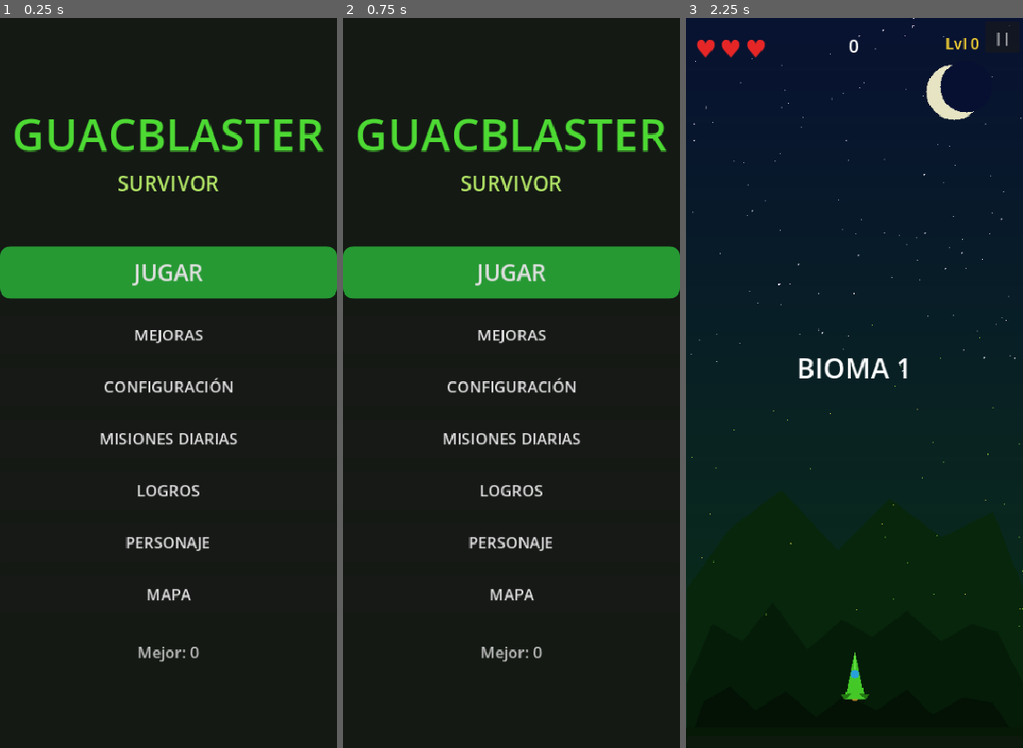
Above: before the commit, frames 1-3 (left to right).
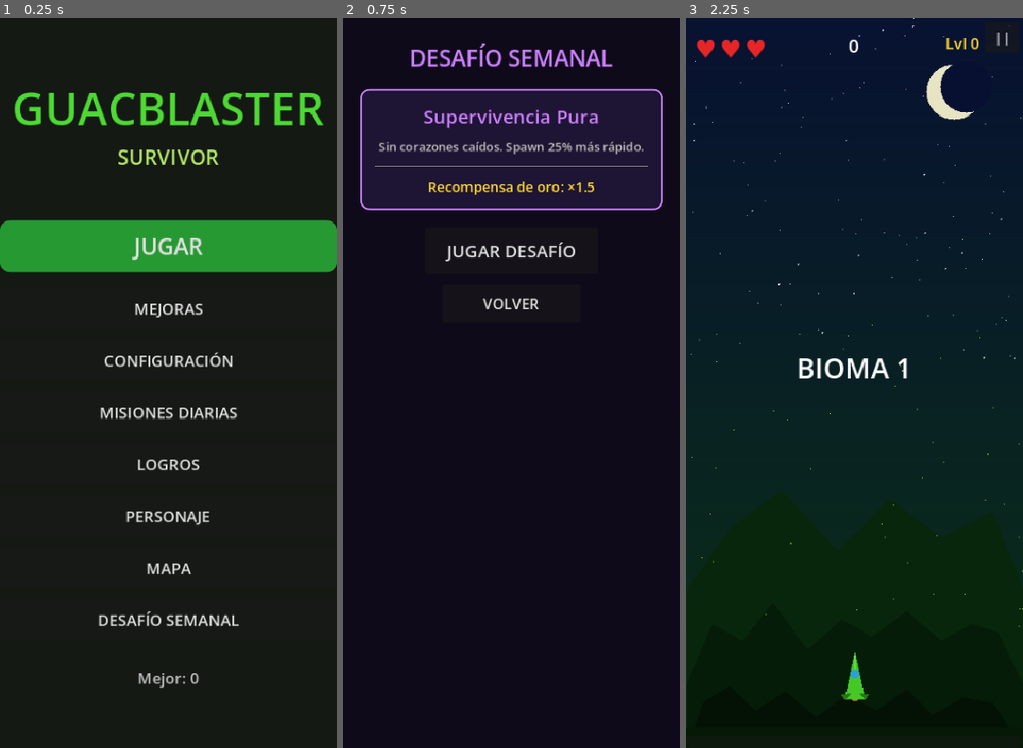
Above: after the commit, the same moments.

Repository: JoseNoIP/gb-GuacBlaster-Survivor
Game: Godot game, scene res://src/scenes/Main.tscn
Two runs of this game, one before a commit and one after it. Both use one fixed random seed, a clock stepped at 60 frames per second and the inputs below.
Inputs (mouse positions are in pixels of both pictures, inside the frame that each line leads up to):
- Up to frame 1 (0.25 s): no input
- Up to frame 2 (0.75 s): click (511, 616) at 0.5 s, where only the run after the commit has a clickable "DESAFÍO SEMANAL"
- Up to frame 3 (2.25 s): click (854, 302) at 1.25 s, where only the run after the commit has a clickable "VOLVER"; click "JUGAR" at 2 s

The runs differ from the first frame. In frame 1, 15% of the frame differs, in the area x 0-100%, y 10-92%; in frame 2, 25%, in the area x 0-100%, y 3-89%; in frame 3, nothing differs.
Error after the commit: Invalid cast: could not convert value to 'StringName'. (res://src/features/ui/HUD.gd:365)

Commit message:
feat: Implement weekly challenge system with UI integration and gameplay modifiers

Diff:
--- a/project.godot
+++ b/project.godot
@@ -27,6 +27,7 @@
 HapticManager="*res://src/features/audio/HapticManager.gd"
 AchievementManager="*res://src/features/meta/AchievementManager.gd"
 DailyMissionsManager="*res://src/features/meta/DailyMissionsManager.gd"
+WeeklyChallengeManager="*res://src/features/meta/WeeklyChallengeManager.gd"
 
 [display]
 
--- a/src/core/Constants.gd
+++ b/src/core/Constants.gd
@@ -174,3 +174,37 @@
 	{"id": &"kill_100",    "desc": "Elimina 100 enemigos en total","target": 100, "reward": 75},
 ]
 const DAILY_MISSIONS_COUNT: int = 3
+
+# --- Weekly Challenge ---
+const WEEKLY_CHALLENGE_POOL: Array = [
+	{
+		"id": &"horda_masiva",
+		"name": "Horda Masiva",
+		"desc": "Los enemigos aparecen 40% más rápido. Sin corazones caídos.",
+		"spawn_rate_mult": 0.6,
+		"elite_chance_mult": 1.0,
+		"boss_hp_mult": 1.0,
+		"gold_mult": 2.0,
+		"no_heart_drops": true,
+	},
+	{
+		"id": &"lluvia_elite",
+		"name": "Lluvia Élite",
+		"desc": "Élites ×4 de frecuencia. El jefe tiene +50% HP.",
+		"spawn_rate_mult": 1.0,
+		"elite_chance_mult": 4.0,
+		"boss_hp_mult": 1.5,
+		"gold_mult": 2.5,
+		"no_heart_drops": false,
+	},
+	{
+		"id": &"supervivencia_pura",
+		"name": "Supervivencia Pura",
+		"desc": "Sin corazones caídos. Spawn 25% más rápido.",
+		"spawn_rate_mult": 0.75,
+		"elite_chance_mult": 1.0,
+		"boss_hp_mult": 1.0,
+		"gold_mult": 1.5,
+		"no_heart_drops": true,
+	},
+]
--- a/src/core/EventBus.gd
+++ b/src/core/EventBus.gd
@@ -52,3 +52,4 @@
 signal achievement_unlocked(achievement_id: StringName)
 signal mission_completed(mission_id: StringName, reward: int)
 signal mission_progress(mission_id: StringName, current: int, target: int)
+signal weekly_challenge_completed(challenge_id: StringName)
--- a/src/core/GameManager.gd
+++ b/src/core/GameManager.gd
@@ -63,6 +63,7 @@
 func _calc_gold() -> int:
 	var gold_level: int = SaveManager.get_upgrade_level(&"gold_bonus")
 	var gold_mult: float = 1.0 + float(gold_level) * Constants.META_GOLD_BONUS_PER_LEVEL
+	gold_mult *= WeeklyChallengeManager.get_gold_mult()
 	return int(float(_score) * Constants.GOLD_PER_SCORE_POINT * gold_mult)
 
 func _on_player_died() -> void:
--- a/src/core/SaveManager.gd
+++ b/src/core/SaveManager.gd
@@ -25,6 +25,7 @@
 	"selected_character": "guac",
 	"unlocked_characters": {},
 	"daily_missions": {},
+	"weekly_challenges": {},
 }
 
 func _ready() -> void:
@@ -145,6 +146,16 @@
 func get_lifetime_stat(key: StringName) -> int:
 	return _data.get(str(key), 0) as int
 
+func is_weekly_challenge_completed(week: int) -> bool:
+	var challenges: Dictionary = _data.get("weekly_challenges", {}) as Dictionary
+	return challenges.get(str(week), false) as bool
+
+func mark_weekly_challenge_completed(week: int) -> void:
+	if not _data.has("weekly_challenges"):
+		_data["weekly_challenges"] = {}
+	(_data["weekly_challenges"] as Dictionary)[str(week)] = true
+	_save()
+
 func purchase_upgrade(upgrade_id: StringName) -> bool:
 	var current_level: int = get_upgrade_level(upgrade_id)
 	if current_level >= Constants.META_MAX_UPGRADE_LEVEL:
--- a/src/features/enemies/EnemyBoss.gd
+++ b/src/features/enemies/EnemyBoss.gd
@@ -12,7 +12,8 @@
 var _phase: int = 1
 
 func _initialize() -> void:
-	_health = Constants.BOSS_HP_BASE + _generation * Constants.BOSS_HP_PER_GENERATION
+	_health = int((Constants.BOSS_HP_BASE + _generation * Constants.BOSS_HP_PER_GENERATION)
+			* WeeklyChallengeManager.get_boss_hp_mult())
 	_max_health = _health
 	_xp_value = Constants.BOSS_XP
 	_phase = 1
--- a/src/features/enemies/EnemySpawner.gd
+++ b/src/features/enemies/EnemySpawner.gd
@@ -20,9 +20,11 @@
 var _boss_alive: bool = false
 var _boss_generation: int = 0
 var _boss_warning_emitted: bool = false
+var _challenge_spawn_mult: float = 1.0
+var _challenge_elite_mult: float = 1.0
 
 func _ready() -> void:
-	EventBus.game_started.connect(func(): _active = true)
+	EventBus.game_started.connect(_on_game_started)
 	EventBus.game_over.connect(func(_s: int, _d: float): _active = false)
 	EventBus.game_won.connect(func(_s: int, _d: float): _active = false)
 	EventBus.enemy_split_requested.connect(_on_enemy_split_requested)
@@ -46,12 +48,23 @@
 		_boss_warning_emitted = false
 		_spawn_boss()
 
+func _on_game_started() -> void:
+	_active = true
+	_elapsed = 0.0
+	_spawn_timer = 0.0
+	_spawn_interval = Constants.SPAWNER_INITIAL_INTERVAL
+	_boss_timer = Constants.BOSS_SPAWN_INTERVAL
+	_boss_alive = false
+	_boss_warning_emitted = false
+	_challenge_spawn_mult = WeeklyChallengeManager.get_spawn_rate_mult()
+	_challenge_elite_mult = WeeklyChallengeManager.get_elite_chance_mult()
+
 func _spawn_wave() -> void:
 	_instantiate_at_random_x(_pick_scene())
 
 func _pick_scene() -> PackedScene:
 	var elite_ready: bool = elite_scene != null and _elapsed >= Constants.SPAWNER_ELITE_UNLOCK_TIME
-	if elite_ready and randf() < Constants.SPAWNER_ELITE_CHANCE:
+	if elite_ready and randf() < minf(1.0, Constants.SPAWNER_ELITE_CHANCE * _challenge_elite_mult):
 		return elite_scene
 	if _elapsed >= Constants.SPAWNER_TANK_UNLOCK_TIME and randf() < Constants.SPAWNER_TANK_CHANCE:
 		return tank_scene
@@ -73,7 +86,7 @@
 	_spawn_interval = maxf(
 		Constants.SPAWNER_MIN_INTERVAL,
 		Constants.SPAWNER_INITIAL_INTERVAL - minutes * Constants.SPAWNER_INTERVAL_DECREASE_PER_MIN
-	)
+	) * _challenge_spawn_mult
 
 func _spawn_boss() -> void:
 	if boss_scene == null:
--- /dev/null
+++ b/src/features/meta/WeeklyChallengeManager.gd
@@ -0,0 +1,71 @@
+extends Node
+## Tracks the active weekly challenge and exposes multiplier getters to game systems.
+## Returns neutral values (1.0 / false) when no challenge is active so callers
+## don't need to branch on challenge state.
+
+var _is_active: bool = false
+var _current_challenge: Dictionary = {}
+
+func _ready() -> void:
+	EventBus.game_won.connect(_on_game_won)
+	EventBus.game_over.connect(_on_game_ended)
+	EventBus.menu_requested.connect(_on_menu_requested)
+
+func get_current_week() -> int:
+	return int(Time.get_unix_time_from_system() / (7.0 * 24.0 * 3600.0))
+
+func get_current_challenge() -> Dictionary:
+	var pool: Array = Constants.WEEKLY_CHALLENGE_POOL
+	return pool[get_current_week() % pool.size()] as Dictionary
+
+func activate_challenge() -> void:
+	_is_active = true
+	_current_challenge = get_current_challenge()
+
+func is_active() -> bool:
+	return _is_active
+
+func is_current_week_completed() -> bool:
+	return SaveManager.is_weekly_challenge_completed(get_current_week())
+
+func get_spawn_rate_mult() -> float:
+	if not _is_active:
+		return 1.0
+	return _current_challenge.get("spawn_rate_mult", 1.0) as float
+
+func get_elite_chance_mult() -> float:
+	if not _is_active:
+		return 1.0
+	return _current_challenge.get("elite_chance_mult", 1.0) as float
+
+func get_boss_hp_mult() -> float:
+	if not _is_active:
+		return 1.0
+	return _current_challenge.get("boss_hp_mult", 1.0) as float
+
+func is_heart_drops_disabled() -> bool:
+	if not _is_active:
+		return false
+	return _current_challenge.get("no_heart_drops", false) as bool
+
+func get_gold_mult() -> float:
+	if not _is_active:
+		return 1.0
+	return _current_challenge.get("gold_mult", 1.0) as float
+
+func _on_game_won(_score: int, _duration: float) -> void:
+	if not _is_active:
+		return
+	var challenge_id: StringName = _current_challenge.get("id", &"") as StringName
+	SaveManager.mark_weekly_challenge_completed(get_current_week())
+	EventBus.weekly_challenge_completed.emit(challenge_id)
+	_is_active = false
+	_current_challenge = {}
+
+func _on_game_ended(_score: int, _duration: float) -> void:
+	_is_active = false
+	_current_challenge = {}
+
+func _on_menu_requested() -> void:
+	_is_active = false
+	_current_challenge = {}
--- a/src/features/player/HeartDropper.gd
+++ b/src/features/player/HeartDropper.gd
@@ -29,7 +29,7 @@
 	get_parent().add_child(drop)
 
 func _on_game_started() -> void:
-	_active = true
+	_active = not WeeklyChallengeManager.is_heart_drops_disabled()
 	_timer = Constants.HEART_DROP_INTERVAL
 
 func _on_session_ended(_score: int, _duration: float) -> void:
--- a/src/features/ui/HUD.gd
+++ b/src/features/ui/HUD.gd
@@ -67,6 +67,7 @@
 	EventBus.boss_phase_changed.connect(_on_boss_phase_changed)
 	EventBus.achievement_unlocked.connect(_on_achievement_unlocked)
 	EventBus.mission_completed.connect(_on_mission_completed)
+	EventBus.weekly_challenge_completed.connect(_on_weekly_challenge_completed)
 
 func _build_ui() -> void:
 	_build_hearts()
@@ -355,6 +356,17 @@
 		pill.queue_free()
 	_strip_pills.clear()
 	_show_world_banner()
+	_show_character_toast()
+
+func _show_character_toast() -> void:
+	var selected_id: StringName = SaveManager.get_selected_character()
+	var char_name: String = ""
+	for def in Constants.CHARACTERS:
+		if (def as Dictionary).get("id", &"") as StringName == selected_id:
+			char_name = (def as Dictionary).get("name", "") as String
+			break
+	if not char_name.is_empty():
+		_queue_toast("Jugando como: %s" % char_name, Color(0.3, 0.85, 0.2))
 
 func _on_game_over(_score: int, _duration: float) -> void:
 	_pause_btn.disabled = true
@@ -367,6 +379,9 @@
 			name_str = (def as Dictionary).get("name", "") as String
 			break
 	_queue_toast("★ %s" % name_str, Color(1.0, 0.85, 0.2))
+
+func _on_weekly_challenge_completed(_challenge_id: StringName) -> void:
+	_queue_toast("★ DESAFÍO SEMANAL COMPLETADO", Color(0.8, 0.5, 1.0))
 
 func _on_mission_completed(mission_id: StringName, reward: int) -> void:
 	var desc_str: String = str(mission_id)
--- a/src/scenes/CharacterSelectScreen.gd
+++ b/src/scenes/CharacterSelectScreen.gd
@@ -11,9 +11,41 @@
 const GOLD_COLOR: Color = Color(1.0, 0.85, 0.2)
 
 var _cards: Dictionary = {}
+var _toast_layer: CanvasLayer
+var _toast_label: Label
+var _toast_tween: Tween
 
 func _ready() -> void:
+	_build_toast_layer()
 	_build_ui()
+
+func _build_toast_layer() -> void:
+	_toast_layer = CanvasLayer.new()
+	_toast_layer.layer = 20
+	add_child(_toast_layer)
+	_toast_label = Label.new()
+	_toast_label.horizontal_alignment = HORIZONTAL_ALIGNMENT_CENTER
+	_toast_label.anchor_left = 0.5
+	_toast_label.anchor_right = 0.5
+	_toast_label.anchor_top = 0.0
+	_toast_label.anchor_bottom = 0.0
+	_toast_label.offset_left = -140.0
+	_toast_label.offset_right = 140.0
+	_toast_label.offset_top = 60.0
+	_toast_label.offset_bottom = 90.0
+	_toast_label.add_theme_font_size_override(&"font_size", 15)
+	_toast_label.modulate = Color(1.0, 1.0, 1.0, 0.0)
+	_toast_layer.add_child(_toast_label)
+
+func _show_toast(text: String, color: Color) -> void:
+	_toast_label.text = text
+	_toast_label.add_theme_color_override(&"font_color", color)
+	if _toast_tween:
+		_toast_tween.kill()
+	_toast_tween = create_tween()
+	_toast_tween.tween_property(_toast_label, "modulate:a", 1.0, 0.15)
+	_toast_tween.tween_interval(1.8)
+	_toast_tween.tween_property(_toast_label, "modulate:a", 0.0, 0.35)
 
 func _build_ui() -> void:
 	var vp: Vector2 = get_viewport_rect().size
@@ -150,15 +182,27 @@
 
 func _on_select_pressed(char_id: StringName) -> void:
 	SaveManager.set_selected_character(char_id)
+	var char_name: String = _get_char_name(char_id)
 	_rebuild()
+	_show_toast("✓ %s seleccionado" % char_name, SELECTED_BORDER)
 
 func _on_unlock_pressed(char_id: StringName, cost: int, _gold_lbl: Label) -> void:
 	if SaveManager.unlock_character(char_id, cost):
 		SaveManager.set_selected_character(char_id)
+		var char_name: String = _get_char_name(char_id)
 		_rebuild()
+		_show_toast("✓ %s desbloqueado" % char_name, GOLD_COLOR)
+
+func _get_char_name(char_id: StringName) -> String:
+	for def in Constants.CHARACTERS:
+		if (def as Dictionary).get("id", &"") as StringName == char_id:
+			return (def as Dictionary).get("name", "") as String
+	return str(char_id)
 
 func _rebuild() -> void:
 	for child in get_children():
+		if child == _toast_layer:
+			continue
 		child.queue_free()
 	await get_tree().process_frame
 	_build_ui()
--- a/src/scenes/MainMenu.gd
+++ b/src/scenes/MainMenu.gd
@@ -8,6 +8,7 @@
 const DAILY_MISSIONS_SCENE: String = "res://src/scenes/DailyMissionsScreen.tscn"
 const CHARACTER_SELECT_SCENE: String = "res://src/scenes/CharacterSelectScreen.tscn"
 const BIOME_MAP_SCENE: String = "res://src/scenes/BiomeMapScreen.tscn"
+const WEEKLY_CHALLENGE_SCENE: String = "res://src/scenes/WeeklyChallengeScreen.tscn"
 
 const BG_COLOR: Color = Color(0.08, 0.1, 0.08)
 const TITLE_COLOR: Color = Color(0.3, 0.85, 0.2)
@@ -145,6 +146,17 @@
 	biome_btn.pressed.connect(_on_biome_map_pressed)
 	root.add_child(biome_btn)
 
+	var weekly_spacer: Control = Control.new()
+	weekly_spacer.custom_minimum_size = Vector2(0.0, 8.0)
+	root.add_child(weekly_spacer)
+
+	var weekly_btn: Button = Button.new()
+	weekly_btn.text = "DESAFÍO SEMANAL"
+	weekly_btn.custom_minimum_size = Vector2(160.0, 44.0)
+	weekly_btn.add_theme_font_size_override(&"font_size", 18)
+	weekly_btn.pressed.connect(_on_weekly_challenge_pressed)
+	root.add_child(weekly_btn)
+
 	var btn_spacer: Control = Control.new()
 	btn_spacer.custom_minimum_size = Vector2(0.0, 24.0)
 	root.add_child(btn_spacer)
@@ -181,6 +193,9 @@
 func _on_biome_map_pressed() -> void:
 	get_tree().change_scene_to_file.call_deferred(BIOME_MAP_SCENE)
 
+func _on_weekly_challenge_pressed() -> void:
+	get_tree().change_scene_to_file.call_deferred(WEEKLY_CHALLENGE_SCENE)
+
 func get_title_label() -> Label:
 	return _title_label
 
--- /dev/null
+++ b/src/scenes/WeeklyChallengeScreen.gd
@@ -0,0 +1,148 @@
+class_name WeeklyChallengeScreen
+extends Node2D
+## Weekly challenge screen. Shows the current challenge modifiers and lets the player opt in.
+
+const MAIN_MENU_SCENE: String = "res://src/scenes/MainMenu.tscn"
+const GAME_SCENE: String = "res://src/scenes/Game.tscn"
+
+const BG_COLOR: Color = Color(0.06, 0.04, 0.10)
+const TITLE_COLOR: Color = Color(0.8, 0.5, 1.0)
+const GOLD_COLOR: Color = Color(1.0, 0.85, 0.2)
+const DONE_COLOR: Color = Color(0.3, 0.95, 0.3)
+
+func _ready() -> void:
+	_build_ui()
+
+func _build_ui() -> void:
+	var vp: Vector2 = get_viewport_rect().size
+	var challenge: Dictionary = WeeklyChallengeManager.get_current_challenge()
+	var completed: bool = WeeklyChallengeManager.is_current_week_completed()
+
+	var bg: ColorRect = ColorRect.new()
+	bg.color = BG_COLOR
+	bg.size = vp
+	add_child(bg)
+
+	var canvas: CanvasLayer = CanvasLayer.new()
+	canvas.layer = 1
+	add_child(canvas)
+
+	var root: VBoxContainer = VBoxContainer.new()
+	root.set_anchors_preset(Control.PRESET_FULL_RECT)
+	root.add_theme_constant_override(&"separation", 0)
+	canvas.add_child(root)
+
+	var top_pad: Control = Control.new()
+	top_pad.custom_minimum_size = Vector2(0.0, 28.0)
+	root.add_child(top_pad)
+
+	var title: Label = Label.new()
+	title.text = "DESAFÍO SEMANAL"
+	title.horizontal_alignment = HORIZONTAL_ALIGNMENT_CENTER
+	title.add_theme_font_size_override(&"font_size", 26)
+	title.add_theme_color_override(&"font_color", TITLE_COLOR)
+	root.add_child(title)
+
+	var gap: Control = Control.new()
+	gap.custom_minimum_size = Vector2(0.0, 18.0)
+	root.add_child(gap)
+
+	var margin: MarginContainer = MarginContainer.new()
+	margin.add_theme_constant_override(&"margin_left", 20)
+	margin.add_theme_constant_override(&"margin_right", 20)
+	root.add_child(margin)
+
+	var card: PanelContainer = PanelContainer.new()
+	var style: StyleBoxFlat = StyleBoxFlat.new()
+	style.bg_color = Color(0.12, 0.08, 0.20)
+	style.border_color = TITLE_COLOR
+	style.border_width_left = 2
+	style.border_width_right = 2
+	style.border_width_top = 2
+	style.border_width_bottom = 2
+	style.corner_radius_top_left = 10
+	style.corner_radius_top_right = 10
+	style.corner_radius_bottom_left = 10
+	style.corner_radius_bottom_right = 10
+	card.add_theme_stylebox_override(&"panel", style)
+	margin.add_child(card)
+
+	var inner_margin: MarginContainer = MarginContainer.new()
+	inner_margin.add_theme_constant_override(&"margin_left", 16)
+	inner_margin.add_theme_constant_override(&"margin_right", 16)
+	inner_margin.add_theme_constant_override(&"margin_top", 14)
+	inner_margin.add_theme_constant_override(&"margin_bottom", 14)
+	card.add_child(inner_margin)
+
+	var card_vbox: VBoxContainer = VBoxContainer.new()
+	card_vbox.add_theme_constant_override(&"separation", 10)
+	inner_margin.add_child(card_vbox)
+
+	var name_lbl: Label = Label.new()
+	name_lbl.text = challenge.get("name", "") as String
+	name_lbl.horizontal_alignment = HORIZONTAL_ALIGNMENT_CENTER
+	name_lbl.add_theme_font_size_override(&"font_size", 22)
+	name_lbl.add_theme_color_override(&"font_color", TITLE_COLOR)
+	card_vbox.add_child(name_lbl)
+
+	var desc_lbl: Label = Label.new()
+	desc_lbl.text = challenge.get("desc", "") as String
+	desc_lbl.horizontal_alignment = HORIZONTAL_ALIGNMENT_CENTER
+	desc_lbl.add_theme_font_size_override(&"font_size", 14)
+	desc_lbl.add_theme_color_override(&"font_color", Color(0.75, 0.75, 0.75))
+	desc_lbl.autowrap_mode = TextServer.AUTOWRAP_WORD_SMART
+	card_vbox.add_child(desc_lbl)
+
+	var divider: HSeparator = HSeparator.new()
+	card_vbox.add_child(divider)
+
+	var gold_mult: float = challenge.get("gold_mult", 1.0) as float
+	var reward_lbl: Label = Label.new()
+	reward_lbl.text = "Recompensa de oro: ×%.1f" % gold_mult
+	reward_lbl.horizontal_alignment = HORIZONTAL_ALIGNMENT_CENTER
+	reward_lbl.add_theme_font_size_override(&"font_size", 16)
+	reward_lbl.add_theme_color_override(&"font_color", GOLD_COLOR)
+	card_vbox.add_child(reward_lbl)
+
+	if completed:
+		var done_lbl: Label = Label.new()
+		done_lbl.text = "✓ COMPLETADO ESTA SEMANA"
+		done_lbl.horizontal_alignment = HORIZONTAL_ALIGNMENT_CENTER
+		done_lbl.add_theme_font_size_override(&"font_size", 14)
+		done_lbl.add_theme_color_override(&"font_color", DONE_COLOR)
+		card_vbox.add_child(done_lbl)
+
+	var gap2: Control = Control.new()
+	gap2.custom_minimum_size = Vector2(0.0, 20.0)
+	root.add_child(gap2)
+
+	var play_btn: Button = Button.new()
+	play_btn.text = "JUGAR DESAFÍO"
+	play_btn.custom_minimum_size = Vector2(200.0, 54.0)
+	play_btn.add_theme_font_size_override(&"font_size", 20)
+	play_btn.size_flags_horizontal = Control.SIZE_SHRINK_CENTER
+	play_btn.pressed.connect(_on_play_pressed)
+	root.add_child(play_btn)
+
+	var gap3: Control = Control.new()
+	gap3.custom_minimum_size = Vector2(0.0, 12.0)
+	root.add_child(gap3)
+
+	var back_btn: Button = Button.new()
+	back_btn.text = "VOLVER"
+	back_btn.custom_minimum_size = Vector2(160.0, 44.0)
+	back_btn.add_theme_font_size_override(&"font_size", 17)
+	back_btn.size_flags_horizontal = Control.SIZE_SHRINK_CENTER
+	back_btn.pressed.connect(_on_back_pressed)
+	root.add_child(back_btn)
+
+	var bottom_pad: Control = Control.new()
+	bottom_pad.size_flags_vertical = Control.SIZE_EXPAND_FILL
+	root.add_child(bottom_pad)
+
+func _on_play_pressed() -> void:
+	WeeklyChallengeManager.activate_challenge()
+	get_tree().change_scene_to_file.call_deferred(GAME_SCENE)
+
+func _on_back_pressed() -> void:
+	get_tree().change_scene_to_file.call_deferred(MAIN_MENU_SCENE)
--- /dev/null
+++ b/src/scenes/WeeklyChallengeScreen.tscn
@@ -0,0 +1,6 @@
+[gd_scene load_steps=2 format=3]
+
+[ext_resource type="Script" path="res://src/scenes/WeeklyChallengeScreen.gd" id="1"]
+
+[node name="WeeklyChallengeScreen" type="Node2D"]
+script = ExtResource("1")
--- /dev/null
+++ b/tests/unit/test_weekly_challenge.gd
@@ -0,0 +1,76 @@
+extends GutTest
+## Tests WeeklyChallengeManager autoload directly to avoid double-signal handling.
+
+func before_each() -> void:
+	WeeklyChallengeManager._is_active = false
+	WeeklyChallengeManager._current_challenge = {}
+	SaveManager._data["weekly_challenges"] = {}
+
+func test_weekly_challenge_manager_is_node() -> void:
+	assert_true(WeeklyChallengeManager is Node)
+
+func test_get_current_week_returns_positive_int() -> void:
+	var week: int = WeeklyChallengeManager.get_current_week()
+	assert_true(week > 0)
+
+func test_get_current_challenge_has_required_keys() -> void:
+	var challenge: Dictionary = WeeklyChallengeManager.get_current_challenge()
+	assert_true(challenge.has("id"))
+	assert_true(challenge.has("name"))
+	assert_true(challenge.has("desc"))
+	assert_true(challenge.has("gold_mult"))
+
+func test_inactive_spawn_rate_mult_is_one() -> void:
+	assert_eq(WeeklyChallengeManager.get_spawn_rate_mult(), 1.0)
+
+func test_inactive_elite_chance_mult_is_one() -> void:
+	assert_eq(WeeklyChallengeManager.get_elite_chance_mult(), 1.0)
+
+func test_inactive_boss_hp_mult_is_one() -> void:
+	assert_eq(WeeklyChallengeManager.get_boss_hp_mult(), 1.0)
+
+func test_inactive_gold_mult_is_one() -> void:
+	assert_eq(WeeklyChallengeManager.get_gold_mult(), 1.0)
+
+func test_inactive_heart_drops_not_disabled() -> void:
+	assert_false(WeeklyChallengeManager.is_heart_drops_disabled())
+
+func test_activate_sets_active_flag() -> void:
+	WeeklyChallengeManager.activate_challenge()
+	assert_true(WeeklyChallengeManager.is_active())
+
+func test_activate_loads_challenge_data() -> void:
+	WeeklyChallengeManager.activate_challenge()
+	assert_false(WeeklyChallengeManager._current_challenge.is_empty())
+
+func test_game_over_resets_active_flag() -> void:
+	WeeklyChallengeManager.activate_challenge()
+	EventBus.game_over.emit(0, 0.0)
+	assert_false(WeeklyChallengeManager.is_active())
+
+func test_game_over_clears_challenge() -> void:
+	WeeklyChallengeManager.activate_challenge()
+	EventBus.game_over.emit(0, 0.0)
+	assert_true(WeeklyChallengeManager._current_challenge.is_empty())
+
+func test_menu_requested_resets_active_flag() -> void:
+	WeeklyChallengeManager.activate_challenge()
+	EventBus.menu_requested.emit()
+	assert_false(WeeklyChallengeManager.is_active())
+
+func test_game_won_marks_week_completed() -> void:
+	WeeklyChallengeManager.activate_challenge()
+	EventBus.game_won.emit(100, 30.0)
+	assert_true(WeeklyChallengeManager.is_current_week_completed())
+
+func test_game_won_resets_active_flag() -> void:
+	WeeklyChallengeManager.activate_challenge()
+	EventBus.game_won.emit(100, 30.0)
+	assert_false(WeeklyChallengeManager.is_active())
+
+func test_game_won_without_challenge_does_not_mark_completed() -> void:
+	EventBus.game_won.emit(100, 30.0)
+	assert_false(WeeklyChallengeManager.is_current_week_completed())
+
+func test_current_week_not_completed_initially() -> void:
+	assert_false(WeeklyChallengeManager.is_current_week_completed())
Not shown, changed: CLAUDE.md
Not shown, changed: idea-base.md
